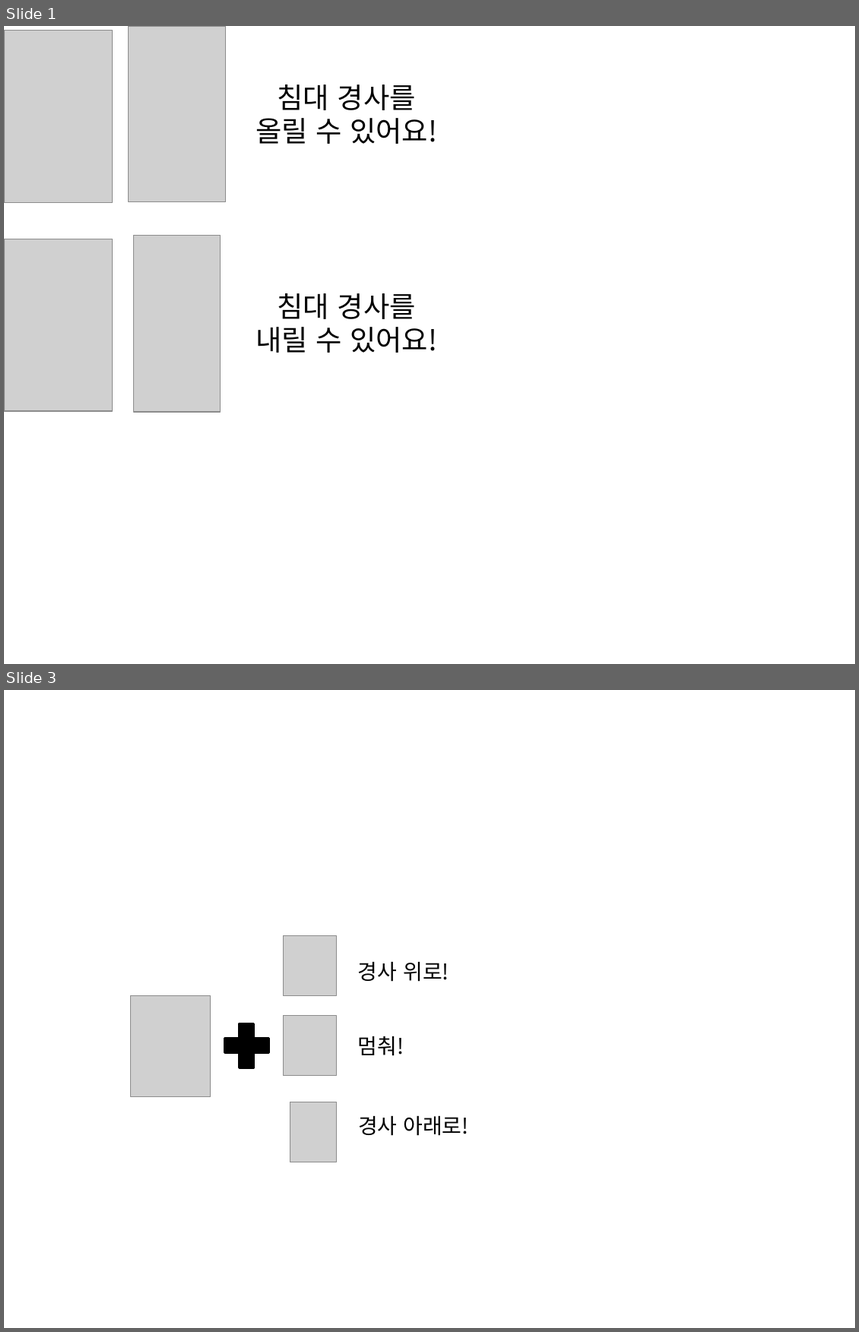
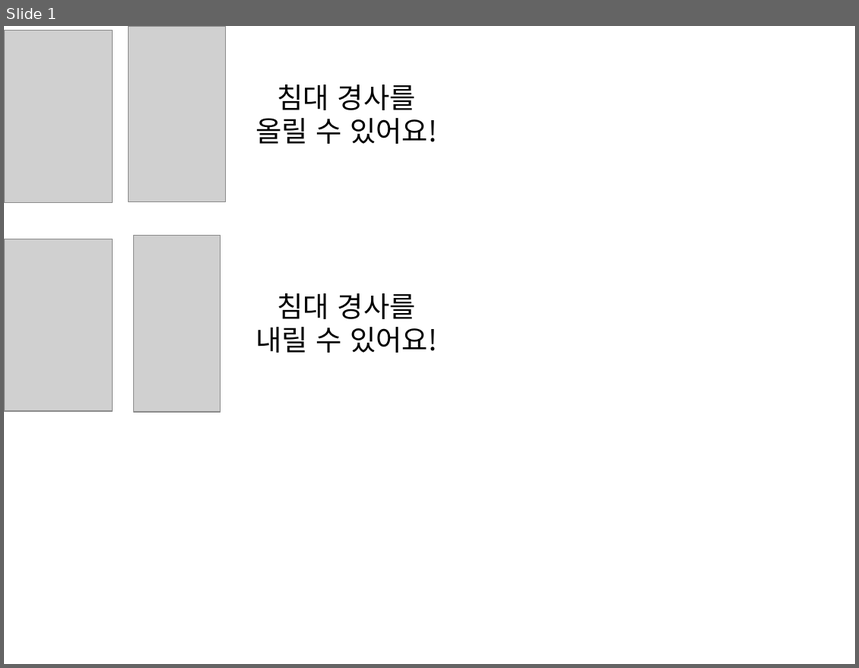
Before and after one commit to SuyoungKim-K/Motion_Control, a slide deck: working/GUI/Image/이미지제작용.pptx. Shown one above the other, each under a label of ours: slides 1 and 3 before the commit, slide 1 after it; the slides between them are not shown. The pictures are 859x1332 and 859x668 pixels, drawn with LibreOffice and Linux fonts; fonts in the diff are those of the drawing; grey boxes stand for pictures. Boxes give left, top, right and bottom in pixels: in the first picture for what was removed or moved away, otherwise in the second. Text is boxed around its words. In the diff, an @@ line names an element or a change of style, - is before the commit and + after.

```diff
--- a/working/GUI/Image/이미지제작용.pptx
+++ b/working/GUI/Image/이미지제작용.pptx
@@ slide 3 removed at bbox=[4, 690, 855, 1328], background #FFFFFF @@
@@ picture removed at bbox=[283, 936, 337, 996] @@
@@ text removed at bbox=[358, 962, 449, 982] @@
-경사 위로!
@@ picture removed at bbox=[130, 996, 210, 1097] @@
@@ plus sign removed at bbox=[217, 1016, 276, 1075] @@
@@ picture removed at bbox=[283, 1016, 337, 1075] @@
@@ text removed at bbox=[358, 1037, 405, 1056] @@
-멈춰!
@@ picture removed at bbox=[290, 1102, 337, 1161] @@
@@ text removed at bbox=[358, 1116, 468, 1136] @@
-경사 아래로!
```
Also in this commit, not shown: 1 slide changed, 5 slides added, 2 other files.
